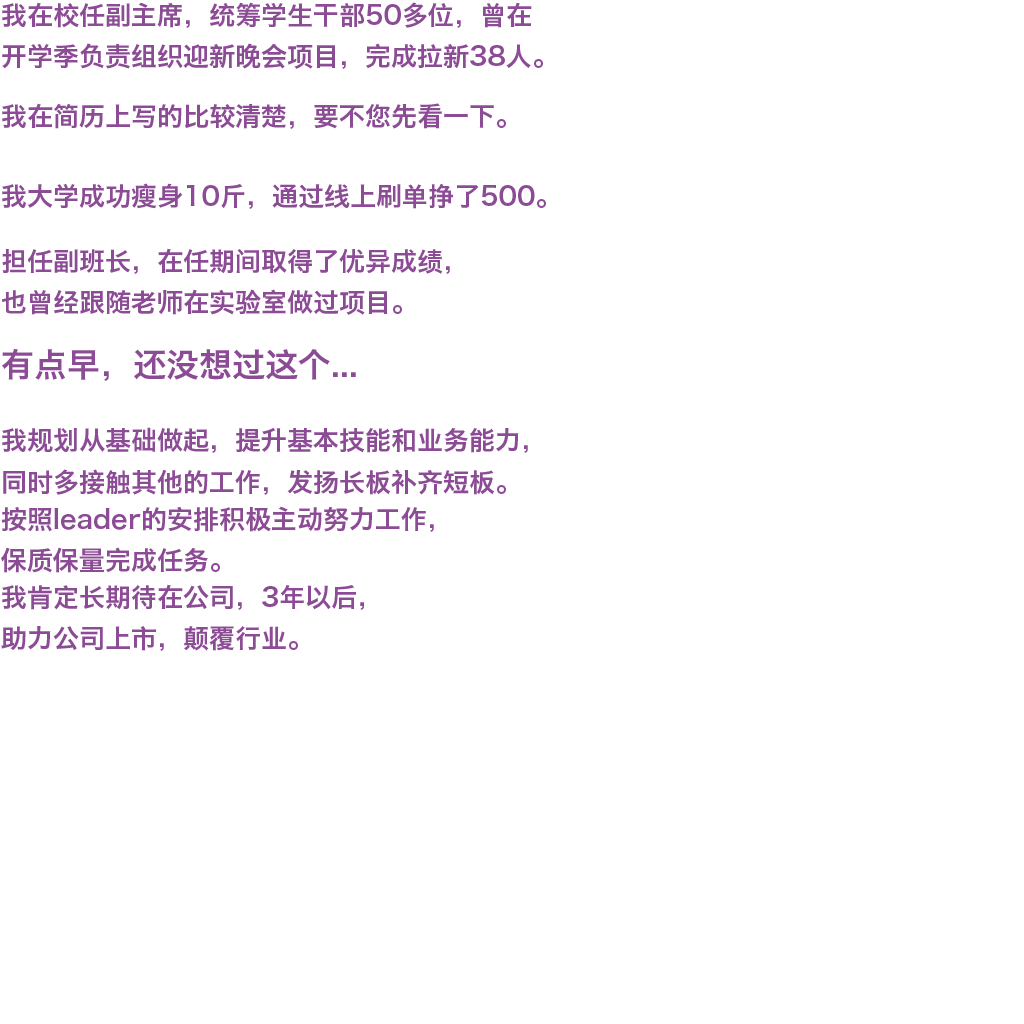
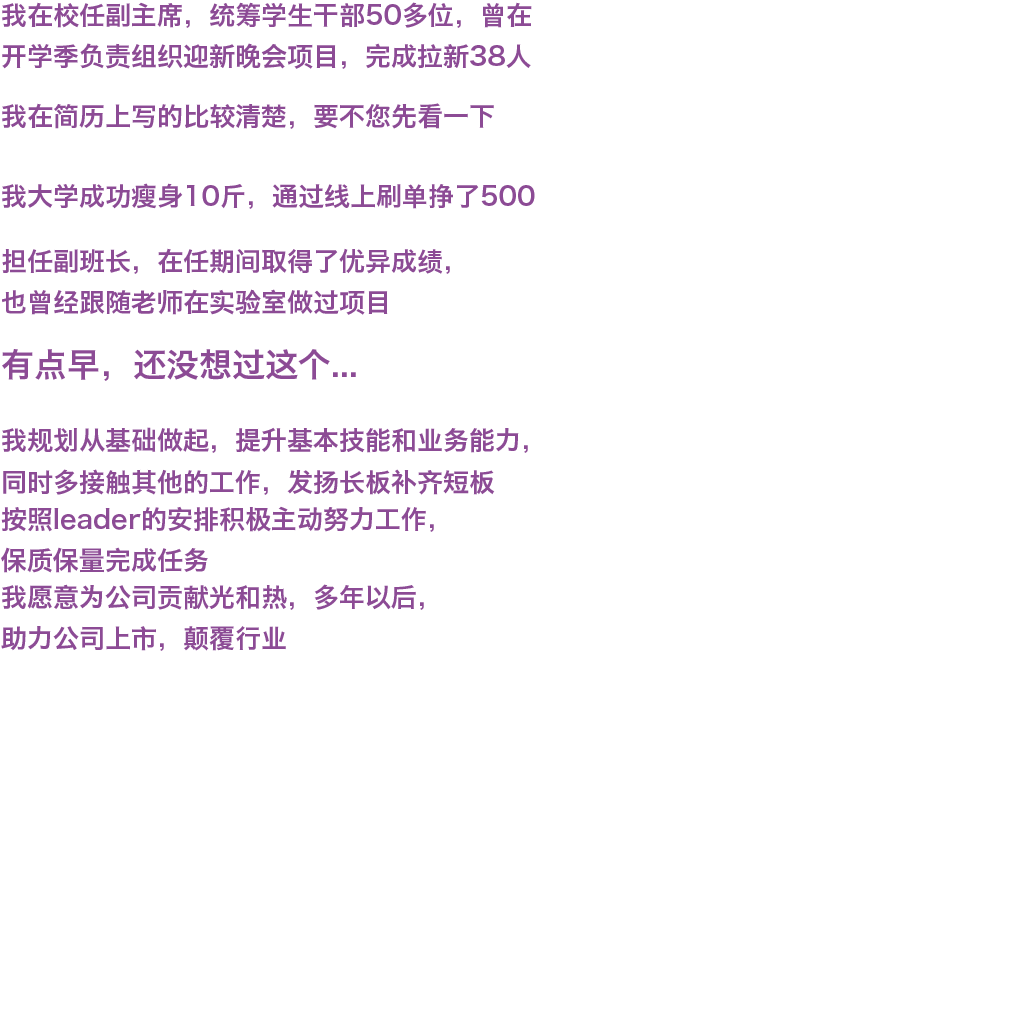
Layered file, before and after one edit (1024x1024). Changes by layer:
renamed "我肯定长期待在公司，3年以后， 助力公司上市，颠覆行业。" to "我愿意为公司贡献光和热，多年以后， 助力公司上市，颠覆行业", painted on it over [27, 584, 424, 650]
renamed "按照leader的安排积极主动努力工作， 保质保量完成任务。" to "按照leader的安排积极主动努力工作， 保质保量完成任务", painted on it over [211, 563, 220, 572]
renamed "我规划从基础做起，提升基本技能和业务能力， 同时多接触其他的工作，发扬长板补齐短板。" to "我规划从基础做起，提升基本技能和业务能力， 同时多接触其他的工作，发扬长板补齐短板", painted on it over [497, 485, 506, 494]
renamed "担任副班长，在任期间取得了优异成绩， 也曾经跟随老师在实验室做过项目。" to "担任副班长，在任期间取得了优异成绩， 也曾经跟随老师在实验室做过项目", painted on it over [393, 305, 402, 314]
renamed "我大学成功瘦身10斤，通过线上刷单挣了500。" to "我大学成功瘦身10斤，通过线上刷单挣了500", painted on it over [537, 199, 546, 208]
renamed "我在简历上写的比较清楚，要不您先看一下。" to "我在简历上写的比较清楚，要不您先看一下", painted on it over [497, 119, 506, 128]
renamed "我在校任副主席，统筹学生干部50多位，曾在 开学季负责组织迎新晚会项目，完成拉新38人。" to "我在校任副主席，统筹学生干部50多位，曾在 开学季负责组织迎新晚会项目，完成拉新38人", painted on it over [534, 59, 543, 68]
